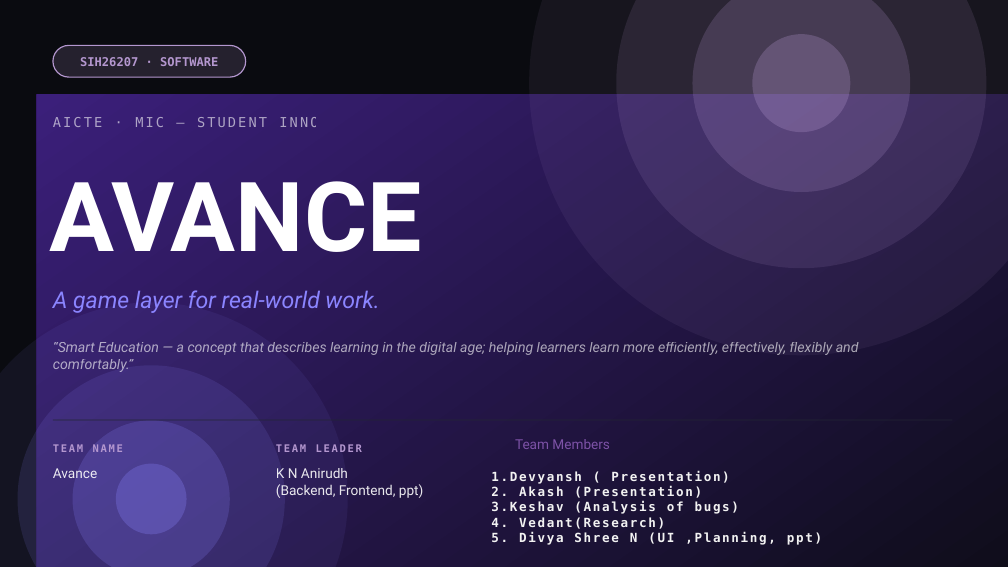
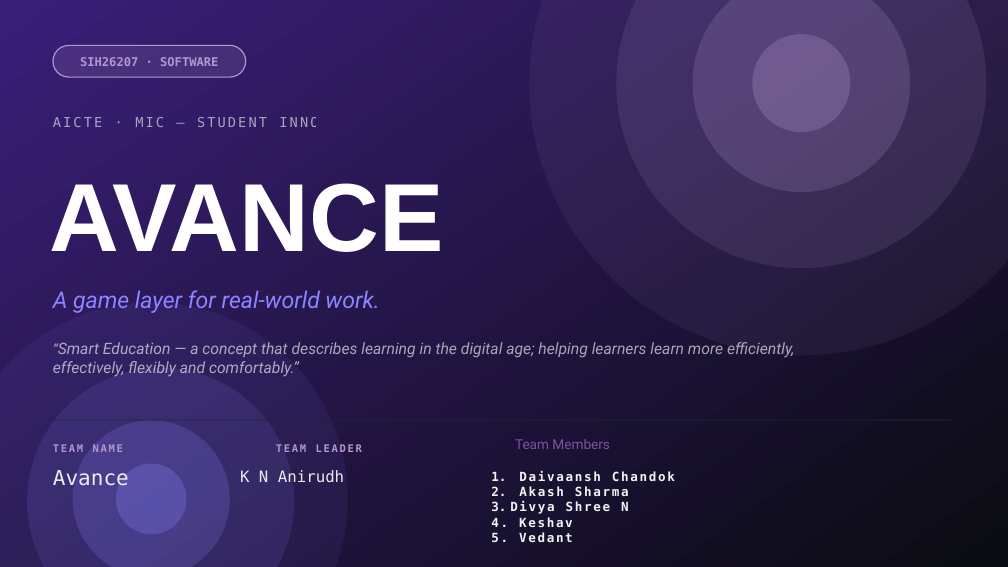
Before and after one commit to Anirudhkn1/AVANCE, a slide deck: slide 1 of sih-pitch/Avance_SIH26207_Pitch_v2.pptx. Drawn at 1008x567 pixels with LibreOffice and Linux fonts; fonts in the diff are those of the drawing. Boxes give left, top, right and bottom in pixels: in the first picture for what was removed or moved away, otherwise in the second. Text is boxed around its words. In the diff, an @@ line names an element or a change of style, - is before the commit and + after.

```diff
--- a/sih-pitch/Avance_SIH26207_Pitch_v2.pptx
+++ b/sih-pitch/Avance_SIH26207_Pitch_v2.pptx
@@ rectangle resized from (x1=37, y1=95, x2=1008, y2=567) to (x1=0, y1=0, x2=1008, y2=567) @@
@@ text "AVANCE" at (x1=50, y1=183, x2=444, y2=252): font Roboto to Arial @@
@@ text "“Smart Education — a concept ..." at (x1=53, y1=342, x2=794, y2=377): size 13.5 to 15 pt @@
@@ ellipse moved from (x1=17, y1=365, x2=285, y2=567) to (x1=27, y1=368, x2=295, y2=567) @@
@@ text "Avance" at (x1=53, y1=470, x2=129, y2=486): size 13 to 20 pt, font Roboto to DejaVu Sans Mono @@
@@ text "K N Anirudh" moved from (x1=276, y1=468, x2=423, y2=498) to (x1=240, y1=470, x2=344, y2=483) @@
@@ text "K N Anirudh" at (x1=240, y1=470, x2=344, y2=483): size 13 to 15 pt, font Roboto to DejaVu Sans Mono @@
@@ text at (x1=276, y1=484, x2=423, y2=498): paragraph removed @@
-(Backend, Frontend, ppt)
@@ text at (x1=491, y1=502, x2=629, y2=542): text changed @@
-1.Devyansh ( Presentation)
-2. Akash (Presentation)
-3.Keshav (Analysis of bugs)
-4. Vedant(Research)
-5. Divya Shree N (UI ,Planning, ppt)
+1. Daivaansh Chandok
+2. Akash Sharma
+3. Divya Shree N
+4. Keshav
+5. Vedant
```
Also in this commit, not shown: 4 other slides changed, 15 other files.
